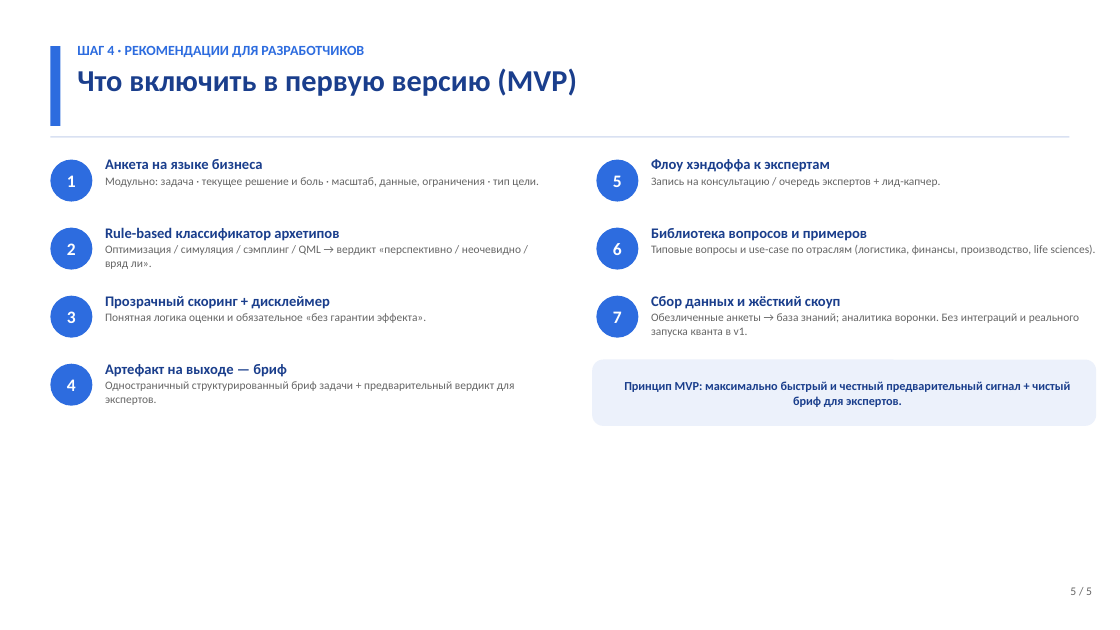
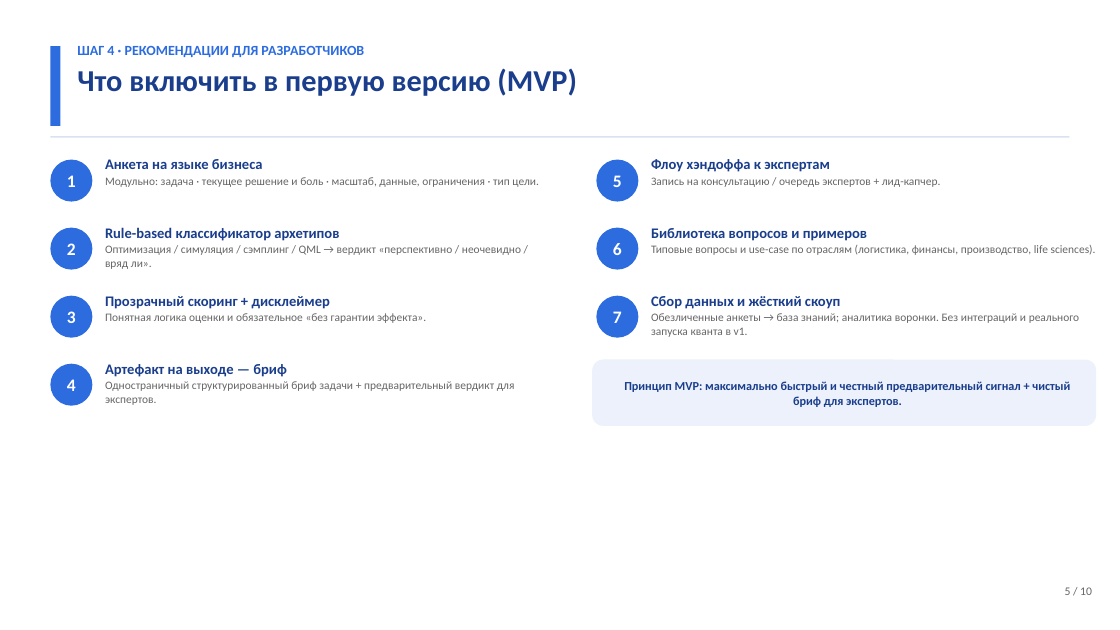
Before and after one commit to artemswede/Claude, a slide deck: slide 5 of quantum-service-competitor-analysis/Анализ-конкурентов-Q-Scope.pptx. Drawn at 1120x630 pixels with LibreOffice and Linux fonts; fonts in the diff are those of the drawing. Boxes give left, top, right and bottom in pixels: in the first picture for what was removed or moved away, otherwise in the second. Text is boxed around its words. In the diff, an @@ line names an element or a change of style, - is before the commit and + after.

```diff
--- a/quantum-service-competitor-analysis/Анализ-конкурентов-Q-Scope.pptx
+++ b/quantum-service-competitor-analysis/Анализ-конкурентов-Q-Scope.pptx
@@ text at bbox=[1065, 587, 1092, 595]: text changed @@
-5 / 5
+5 / 10
```
Also in this commit, not shown: 3 other slides changed, 5 slides added, 2 other files.
